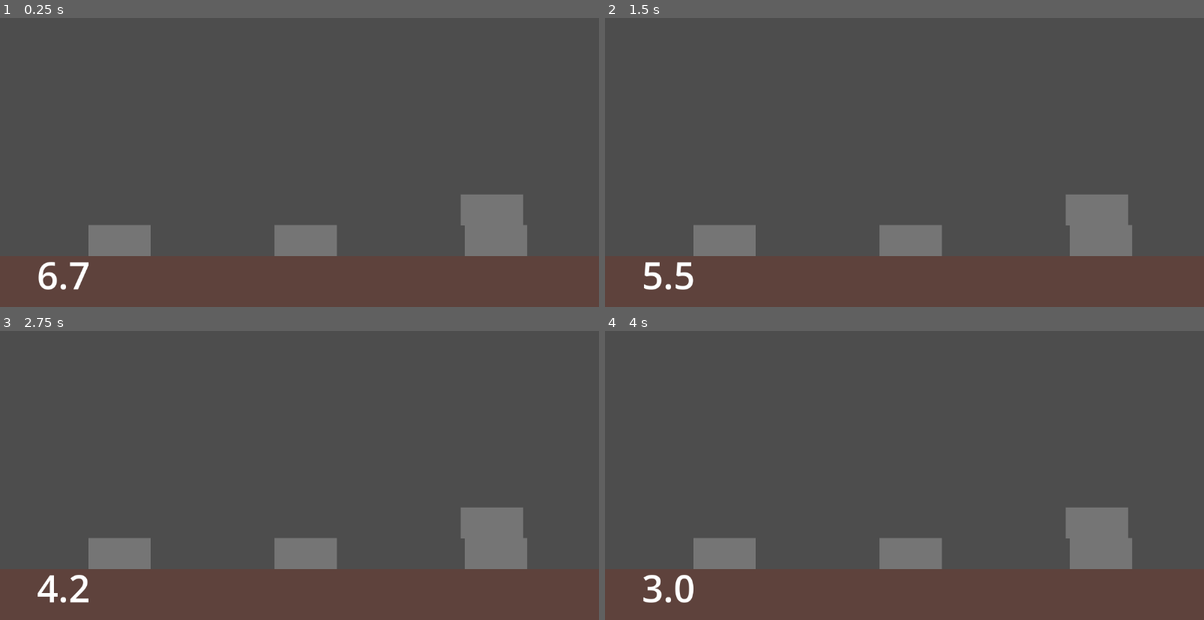
Above: before the commit, frames 1-4 (two rows, left to right).
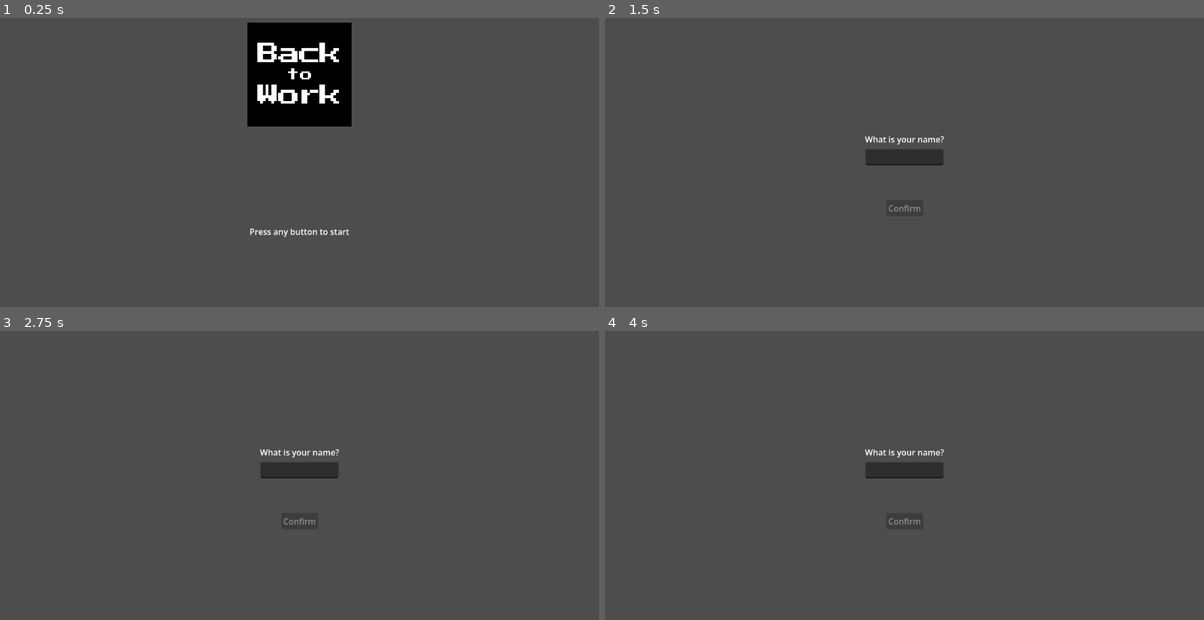
Above: after the commit, the same moments.

Repository: ghost-ily/NSTP_SLB_Project
Game: Godot game, scene res://Main Menu/main_menu.tscn
The game is run twice, just before and just after one commit, with the same random seed, the same clock (stepped at 60 frames per second) and the same inputs. Before the commit the project starts from res://Game 1 Resources/game1.tscn.
Inputs (mouse positions are in pixels of both pictures, inside the frame that each line leads up to):
- Up to frame 1 (0.25 s): no input
- Up to frame 2 (1.5 s): tap Enter at 0.5 s; move the mouse to (1036, 122) at 0.52 s; press the mouse at (1036, 122) at 0.53 s; move the mouse to (784, 156) at 1.27 s; release the mouse at (784, 156) at 1.28 s; click (784, 156) at 1.35 s
- Up to frame 3 (2.75 s): move the mouse to (359, 377) at 2.02 s; press the mouse at (359, 377) at 2.03 s
- Up to frame 4 (4 s): tap Space at 2.75 s; move the mouse to (874, 518) at 2.77 s; release the mouse at (874, 518) at 2.78 s; click (874, 518) at 2.85 s; move the mouse to (1084, 501) at 3.52 s; press the mouse at (1084, 501) at 3.53 s

The runs differ from the first frame. In frame 1, 11% of the frame differs, in the area x 6-88%, y 1-95%; in frame 2, 5.6%; in frame 3, 5.6%; in frame 4, 5.7%.

Commit message:
Added main menu sequence and scene

Diff:
--- /dev/null
+++ b/Main Menu/main_menu.gd
@@ -0,0 +1,46 @@
+extends Control
+
+var title_screen: Control
+var user_screen: Control
+var user_input: LineEdit
+var user_confirm: Button
+var ready_screen: Control
+var user_name: String
+
+# Called when the node enters the scene tree for the first time.
+func _ready() -> void:
+	title_screen = $TitleScreen
+	user_screen = $UserScreen
+	user_input = $UserScreen/NameInput
+	user_confirm = $UserScreen/Confirm
+	ready_screen = $ReadyScreen
+
+	# Makes sure signals are connected
+	connect_signals()
+
+
+func _process(float) -> void:
+	if user_input.text == "":
+		user_confirm.disabled = true
+	else:
+		user_confirm.disabled = false
+
+
+# Called to connect all relevant signals in the scene
+func connect_signals() -> void:
+	title_screen.gui_input.connect(_on_screen_clicked)
+	user_confirm.pressed.connect(_on_confirm_pressed)
+
+
+func _on_screen_clicked(input: InputEvent) -> void:
+	if Input.is_anything_pressed():
+		title_screen.hide()
+		user_screen.show()
+		ready_screen.hide()
+
+
+func _on_confirm_pressed() -> void:
+	user_name = user_input.text
+	title_screen.hide()
+	user_screen.hide()
+	ready_screen.show()
--- /dev/null
+++ b/Main Menu/main_menu.tscn
@@ -0,0 +1,154 @@
+[gd_scene format=3 uid="uid://qi8prflkyq0r"]
+
+[ext_resource type="Script" uid="uid://bjwiu2xtwqon" path="res://Main Menu/main_menu.gd" id="1_nb5b5"]
+[ext_resource type="Texture2D" uid="uid://c8j3716c6x1du" path="res://Main Menu/title_temp.png" id="1_vccqd"]
+
+[node name="MainMenu" type="Control" unique_id=1674805258]
+layout_mode = 3
+anchors_preset = 15
+anchor_right = 1.0
+anchor_bottom = 1.0
+grow_horizontal = 2
+grow_vertical = 2
+script = ExtResource("1_nb5b5")
+
+[node name="TitleScreen" type="Control" parent="." unique_id=370675052]
+layout_mode = 1
+anchors_preset = 15
+anchor_right = 1.0
+anchor_bottom = 1.0
+grow_horizontal = 2
+grow_vertical = 2
+
+[node name="TitleImage" type="TextureRect" parent="TitleScreen" unique_id=161962714]
+layout_mode = 1
+anchors_preset = 5
+anchor_left = 0.5
+anchor_right = 0.5
+offset_left = -100.0
+offset_top = 100.0
+offset_right = 100.0
+offset_bottom = 300.0
+grow_horizontal = 2
+texture = ExtResource("1_vccqd")
+expand_mode = 1
+
+[node name="StartLabel" type="Label" parent="TitleScreen" unique_id=413894554]
+layout_mode = 1
+anchors_preset = 7
+anchor_left = 0.5
+anchor_top = 1.0
+anchor_right = 0.5
+anchor_bottom = 1.0
+offset_left = -96.0
+offset_top = -157.0
+offset_right = 96.0
+offset_bottom = -134.0
+grow_horizontal = 2
+grow_vertical = 0
+text = "Press any button to start"
+horizontal_alignment = 1
+vertical_alignment = 1
+
+[node name="UserScreen" type="Control" parent="." unique_id=137948724]
+visible = false
+layout_mode = 1
+anchors_preset = 15
+anchor_right = 1.0
+anchor_bottom = 1.0
+grow_horizontal = 2
+grow_vertical = 2
+
+[node name="Label" type="Label" parent="UserScreen" unique_id=1064692034]
+layout_mode = 1
+anchors_preset = 8
+anchor_left = 0.5
+anchor_top = 0.5
+anchor_right = 0.5
+anchor_bottom = 0.5
+offset_left = -76.5
+offset_top = -11.5
+offset_right = 76.5
+offset_bottom = 11.5
+grow_horizontal = 2
+grow_vertical = 2
+text = "What is your name?"
+horizontal_alignment = 1
+vertical_alignment = 1
+
+[node name="NameInput" type="LineEdit" parent="UserScreen" unique_id=1440917291]
+layout_mode = 1
+anchors_preset = 8
+anchor_left = 0.5
+anchor_top = 0.5
+anchor_right = 0.5
+anchor_bottom = 0.5
+offset_left = -75.0
+offset_top = 20.0
+offset_right = 75.0
+offset_bottom = 51.0
+grow_horizontal = 2
+grow_vertical = 2
+
+[node name="Confirm" type="Button" parent="UserScreen" unique_id=719395332]
+layout_mode = 1
+anchors_preset = 8
+anchor_left = 0.5
+anchor_top = 0.5
+anchor_right = 0.5
+anchor_bottom = 0.5
+offset_left = -35.5
+offset_top = 118.0
+offset_right = 35.5
+offset_bottom = 149.0
+grow_horizontal = 2
+grow_vertical = 2
+text = "Confirm"
+
+[node name="ReadyScreen" type="Control" parent="." unique_id=1925446738]
+visible = false
+layout_mode = 1
+anchors_preset = 15
+anchor_right = 1.0
+anchor_bottom = 1.0
+grow_horizontal = 2
+grow_vertical = 2
+
+[node name="LetterText" type="RichTextLabel" parent="ReadyScreen" unique_id=1879319812]
+custom_minimum_size = Vector2(700, 0)
+layout_mode = 1
+anchors_preset = 13
+anchor_left = 0.5
+anchor_right = 0.5
+anchor_bottom = 1.0
+offset_left = -0.5
+offset_right = 0.5
+grow_horizontal = 2
+grow_vertical = 2
+theme_override_font_sizes/normal_font_size = 20
+text = "Dear
+
+Following recent updates on the flood control project issues, some of the misused funds have now been recovered. As per your office's functions, you are instructed to make sure that these funds are used properly and for their original purpose.
+
+Together with your team, you are responsible for using these funds to improve public services and projects as they were meant to be.
+
+You are advised to keep mistakes to a minimum. Errors may result in the need for replacement equipment and additional expenses, which will be charged against the budget. Repeated or excessive mistakes may lead to your removal from the position.
+
+We trust in your capability to carry out this task effectively, and we wish you success in your duties."
+
+[node name="StartLabel" type="Label" parent="ReadyScreen" unique_id=224729336]
+layout_mode = 1
+anchors_preset = 7
+anchor_left = 0.5
+anchor_top = 1.0
+anchor_right = 0.5
+anchor_bottom = 1.0
+offset_left = -103.5
+offset_top = -82.0
+offset_right = 111.5
+offset_bottom = -59.0
+grow_horizontal = 2
+grow_vertical = 0
+text = "Press any button to continue"
+horizontal_alignment = 1
+vertical_alignment = 1
--- a/project.godot
+++ b/project.godot
@@ -11,7 +11,7 @@
 [application]
 
 config/name="NSTP-SLB Project"
-run/main_scene="res://Game 1 Resources/game1.tscn"
+run/main_scene="uid://qi8prflkyq0r"
 config/features=PackedStringArray("4.6", "Forward Plus")
 config/icon="res://icon.svg"
 
Not shown, added: Main Menu/main_menu.gd.uid
Binary file added: Main Menu/title_temp.png
Not shown, added: Main Menu/title_temp.png.import
